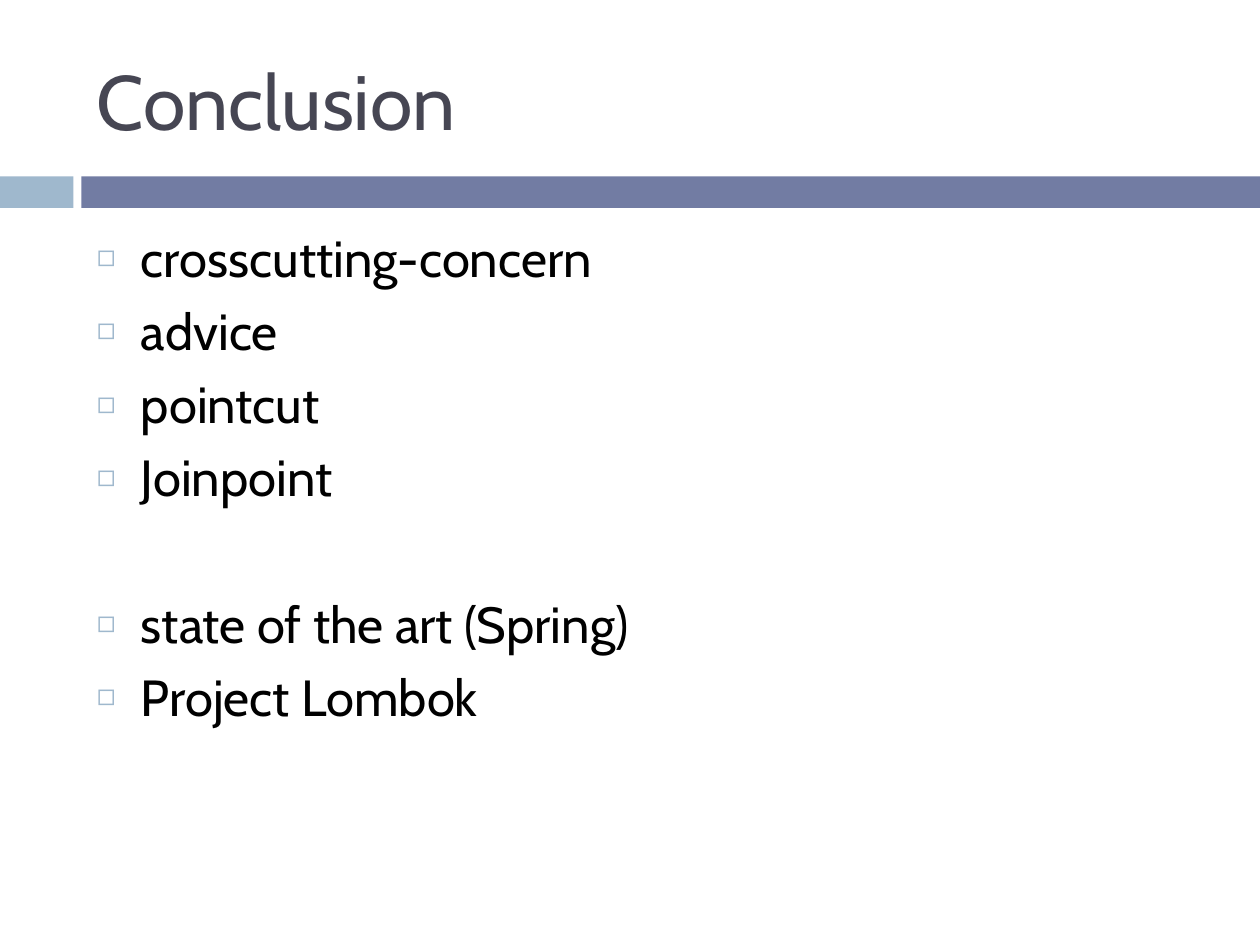
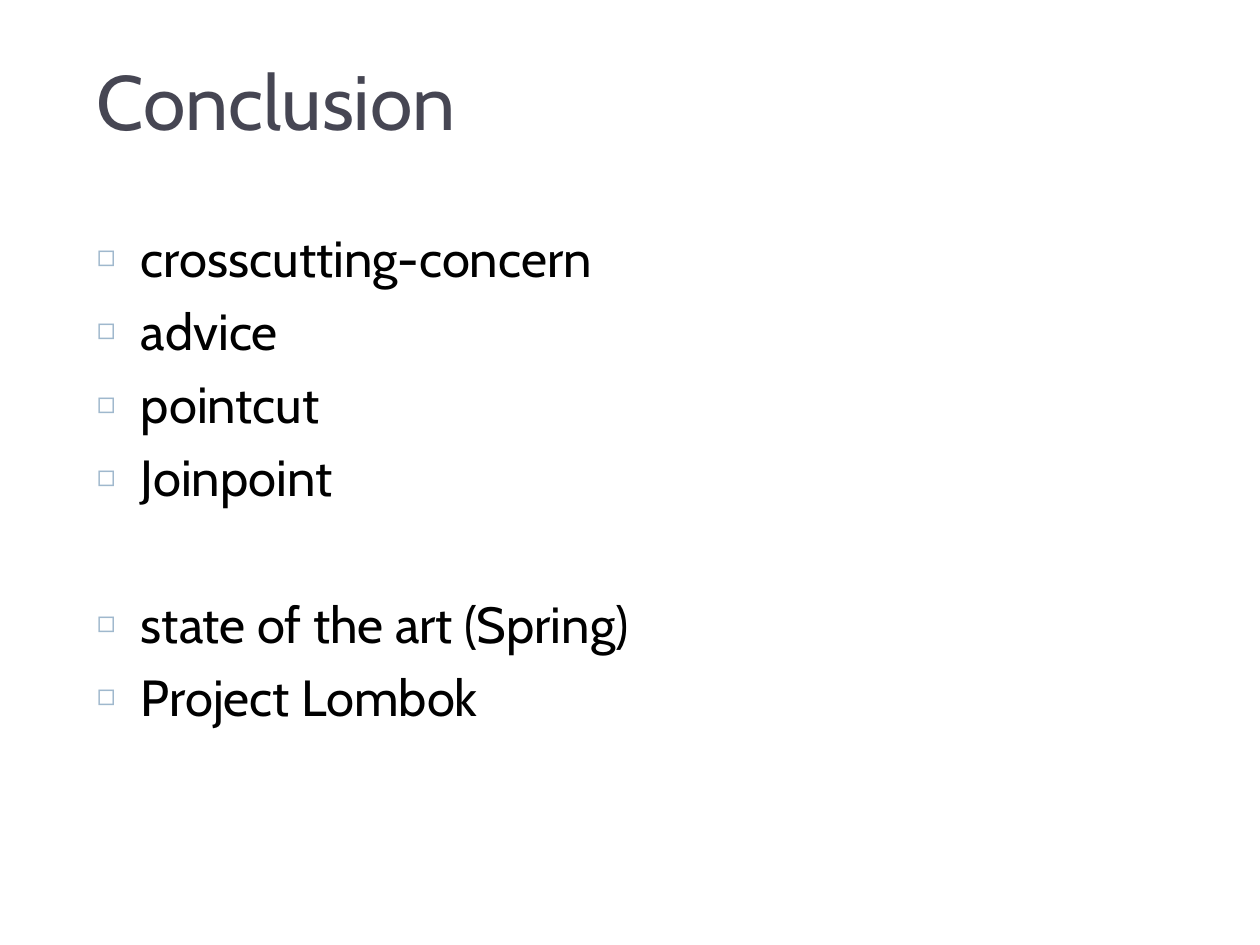
Before and after one commit to RainerW/sdc2012, a slide deck: slide 18 of presentation/aop.pptm (slide 19 before the commit). Drawn at 1260x945 pixels with LibreOffice and Linux fonts; fonts in the diff are those of the drawing; background and template pictures are left out. Boxes give left, top, right and bottom in pixels: in the first picture for what was removed or moved away, otherwise in the second. Text is boxed around its words. In the diff, an @@ line names an element or a change of style, - is before the commit and + after.

```diff
--- a/presentation/aop.pptm
+++ b/presentation/aop.pptm
@@ rectangle removed at [0, 176, 73, 208] @@
@@ rectangle added at [0, 165, 1260, 214], fill #FFFFFF, outline #FFFFFF 1.5 pt @@
```
Also in this commit, not shown: 17 other slides changed, 1 slide added, 3 slides removed.
